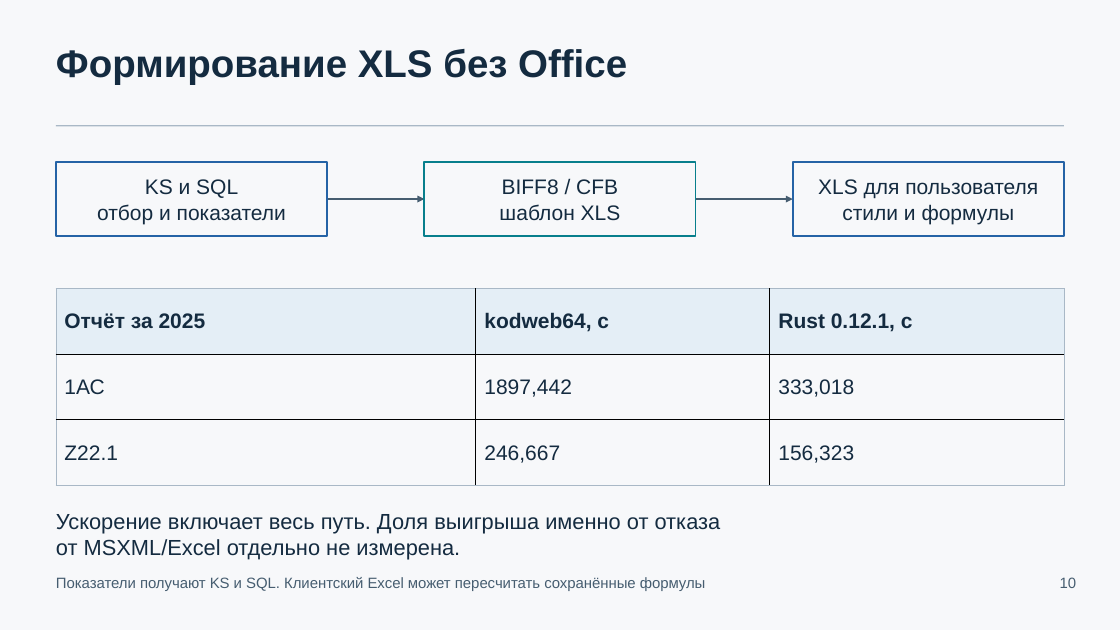
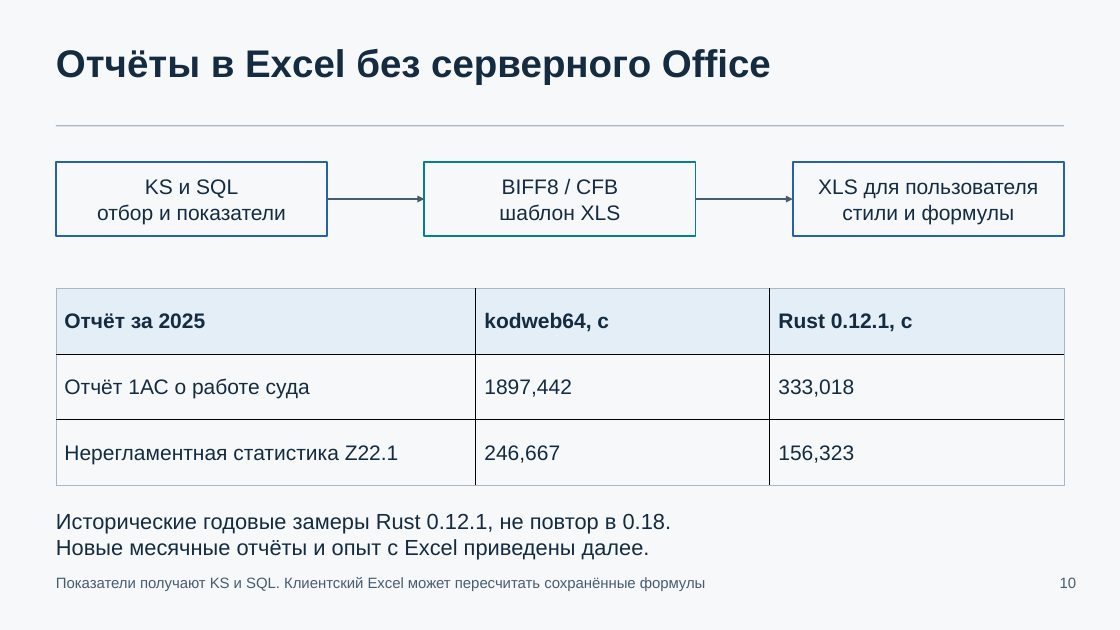
Before and after one commit to Hannabiann/codex-AIs, a slide deck: slide 10 of docs/presentations/codex-AIs-architecture-0.18.pptx. Drawn at 1120x630 pixels with LibreOffice and Linux fonts; fonts in the diff are those of the drawing. Boxes give left, top, right and bottom in pixels: in the first picture for what was removed or moved away, otherwise in the second. Text is boxed around its words. In the diff, an @@ line names an element or a change of style, - is before the commit and + after.

```diff
--- a/docs/presentations/codex-AIs-architecture-0.18.pptx
+++ b/docs/presentations/codex-AIs-architecture-0.18.pptx
@@ text at <box>56,49,771,85</box>: text changed @@
-Формирование XLS без Office
+Отчёты в Excel без серверного Office
@@ table at <box>56,289,1065,486</box> @@
-row 2, column 1: 1АС
+row 2, column 1: Отчёт 1АС о работе суда
-row 3, column 1: Z22.1
+row 3, column 1: Нерегламентная статистика Z22.1
@@ text at <box>56,513,672,560</box>: text changed @@
-Ускорение включает весь путь. Доля выигрыша именно от отказа
-от MSXML/Excel отдельно не измерена.
+Исторические годовые замеры Rust 0.12.1, не повтор в 0.18.
+Новые месячные отчёты и опыт с Excel приведены далее.
```
Also in this commit, not shown: 2 other slides changed, 9 slides added, 3 slides removed, 4 other files.
